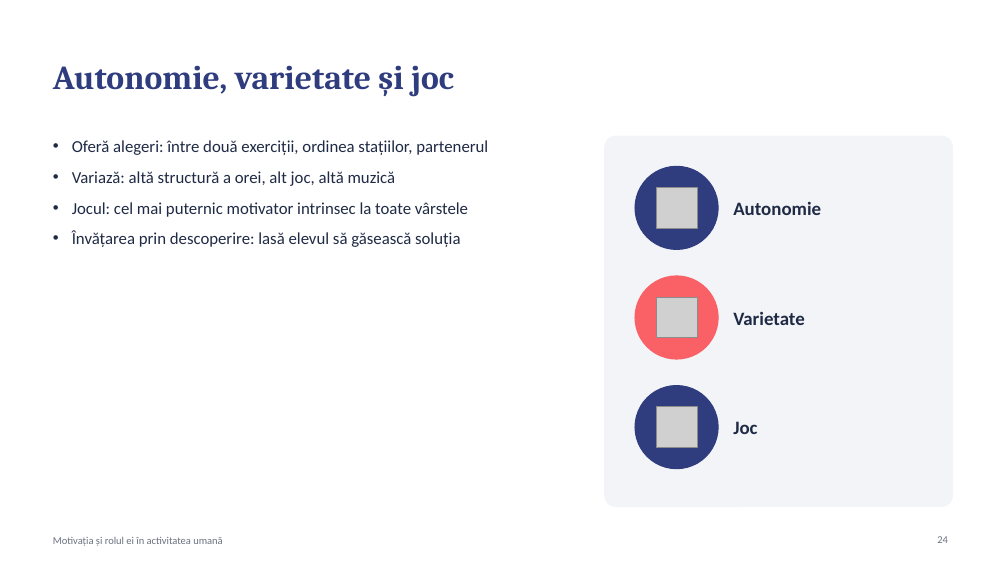
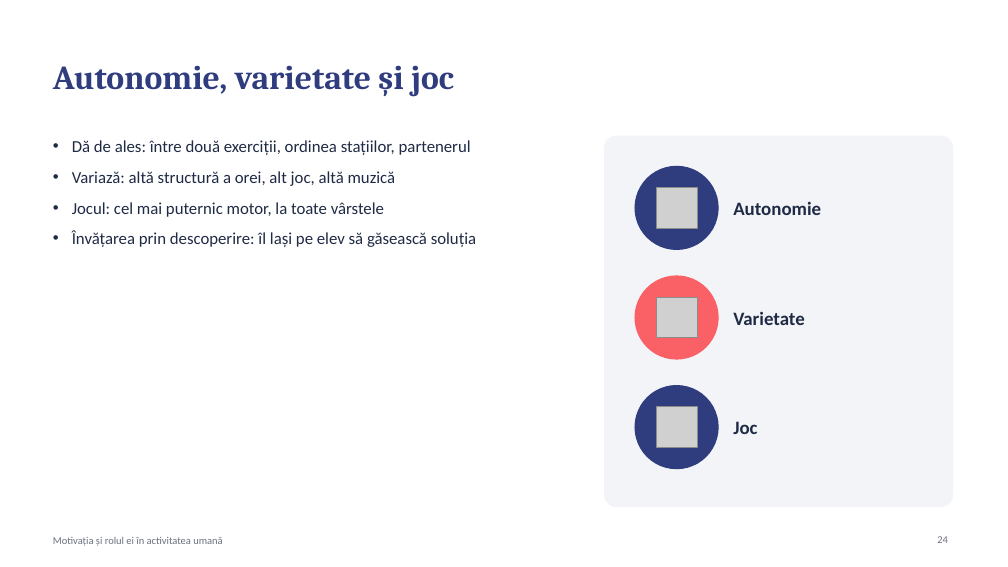
Before and after one commit to uskatu/aplicatie-autorulate, a slide deck: slide 24 of transfer/Motivatia_Proiect_Grupa5104.pptx. Drawn at 1008x567 pixels with LibreOffice and Linux fonts; fonts in the diff are those of the drawing; grey boxes stand for pictures. Boxes give left, top, right and bottom in pixels: in the first picture for what was removed or moved away, otherwise in the second. Text is boxed around its words. In the diff, an @@ line names an element or a change of style, - is before the commit and + after.

```diff
--- a/transfer/Motivatia_Proiect_Grupa5104.pptx
+++ b/transfer/Motivatia_Proiect_Grupa5104.pptx
@@ text at [72, 140, 471, 155]: text changed @@
-• Oferă alegeri: între două exerciții, ordinea stațiilor, partenerul
+• Dă de ales: între două exerciții, ordinea stațiilor, partenerul
@@ text at [72, 202, 476, 247]: text changed @@
-• Jocul: cel mai puternic motivator intrinsec la toate vârstele
-• Învățarea prin descoperire: lasă elevul să găsească soluția
+• Jocul: cel mai puternic motor, la toate vârstele
+• Învățarea prin descoperire: îl lași pe elev să găsească soluția
```
Also in this commit, not shown: 20 other slides changed, 1 other file.
